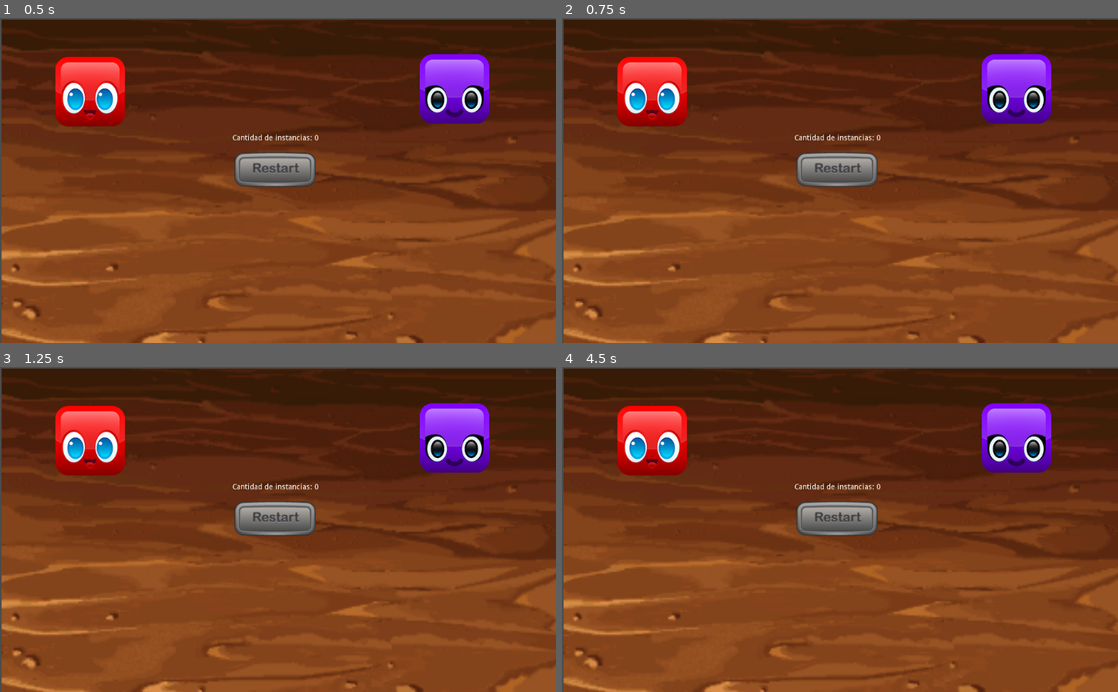
Above: before the commit, frames 1-4 (two rows, left to right).
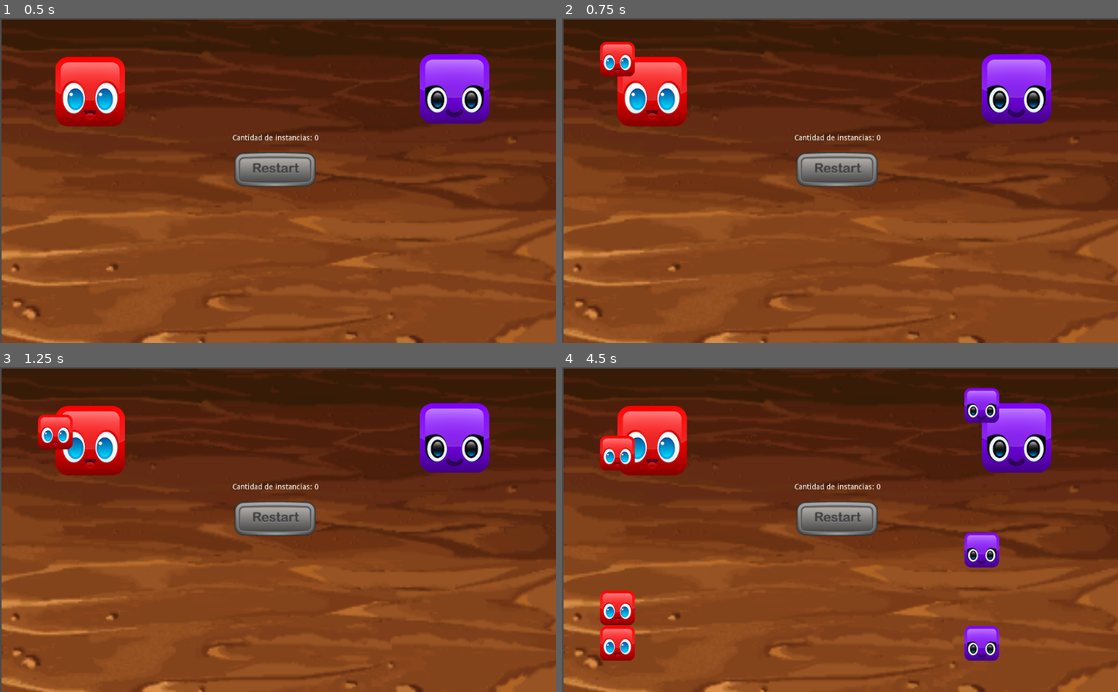
Above: after the commit, the same moments.

Repository: AdrielSRamz/Trabajo_Seniales
Game: Godot game, scene res://scenes/Menu/Menu.tscn
Same seed, same stepped clock (60 frames per second), same inputs: the game is played once before the commit and once after it.
Inputs (mouse positions are in pixels of both pictures, inside the frame that each line leads up to):
- Up to frame 1 (0.5 s): no input
- Up to frame 2 (0.75 s): click (650, 92) at 0.5 s
- Up to frame 3 (1.25 s): no input
- Up to frame 4 (4.5 s): click (1017, 438) at 1.25 s; click (650, 441) at 2 s; click (1017, 438) at 2.75 s; click (650, 441) at 3.5 s; click (1017, 438) at 4.25 s

Frame 1 is identical in both runs. In frame 2, 0.7% of the frame differs, in the area x 6-14%, y 7-18%; in frame 3, 0.6%; in frame 4, 3.9%, in the area x 6-79%, y 6-91%.

Commit message:
Funcion "generate_block" y corrección
Corregí el punto 1, me di cuenta una vez iniciado el punto 2 y no queria borrar todo para enviar el commit corregido, además asi se mantienen siendo 10 commits.

Diff:
--- /dev/null
+++ b/scenes/Buttons/RedGenerator/RedGenerator.gd
@@ -0,0 +1,16 @@
+extends TextureButton
+var generatorred = preload("res://scenes/Blocks/Red/BlockRed.tscn")
+
+
+
+
+
+
+func _on_RedGenerator_button_down():
+	generate_block()
+	pass # Replace with function body.
+
+func generate_block():
+	var red_block = generatorred.instance()
+	add_child(red_block)
+	pass
--- /dev/null
+++ b/scenes/Buttons/VioletGenerator/VioletGenerator.gd
@@ -0,0 +1,14 @@
+extends TextureButton
+var generatorviolet = preload("res://scenes/Blocks/Violet/BlockViolet.tscn")
+
+
+
+
+func _on_VioletGenerator_button_down():
+	generate_block()
+	pass # Replace with function body.
+
+func generate_block ():
+	var violet_block = generatorviolet.instance()
+	add_child(violet_block)
+	pass
--- a/scenes/Menu/Menu.gd
+++ b/scenes/Menu/Menu.gd
@@ -3,7 +3,8 @@
 const INSTANCES_TEXT = "Cantidad de instancias: "
 # Variable para contar cantidad de instancias
 var instancesCount = 0
-
+var generatorred = preload("res://scenes/Blocks/Red/BlockRed.tscn")
+var generatorviolet = preload("res://scenes/Buttons/VioletGenerator/VioletGenerator.tscn")
 func _ready():
 	# Inicializa el texto de "CountLabel" usando el texto
 	# Constante "INSTANCES_TEXT" más el valor de "instancesCount" como Texto
@@ -11,11 +12,4 @@
 	pass
 
 
-func _on_RedGenerator_button_down():
-
 	pass
-
-
-func _on_VioletGenerator_button_down():
-
-	pass
--- a/scenes/Menu/Menu.tscn
+++ b/scenes/Menu/Menu.tscn
@@ -1,10 +1,12 @@
-[gd_scene load_steps=7 format=2]
+[gd_scene load_steps=9 format=2]
 
 [ext_resource path="res://assets/background.png" type="Texture" id=1]
 [ext_resource path="res://scenes/Buttons/VioletGenerator/VioletGenerator.tscn" type="PackedScene" id=2]
 [ext_resource path="res://scenes/Buttons/RedGenerator/RedGenerator.tscn" type="PackedScene" id=3]
 [ext_resource path="res://scenes/Buttons/Reset/Reset.tscn" type="PackedScene" id=4]
 [ext_resource path="res://scenes/Menu/Menu.gd" type="Script" id=5]
+[ext_resource path="res://scenes/Buttons/VioletGenerator/VioletGenerator.gd" type="Script" id=6]
+[ext_resource path="res://scenes/Buttons/RedGenerator/RedGenerator.gd" type="Script" id=7]
 
 [sub_resource type="RectangleShape2D" id=1]
 extents = Vector2( 759.99, 33.6962 )
@@ -22,12 +24,14 @@
 margin_top = 72.2393
 margin_right = 230.116
 margin_bottom = 200.239
+script = ExtResource( 7 )
 
 [node name="VioletGenerator" parent="." instance=ExtResource( 2 )]
 margin_left = 772.557
 margin_top = 67.459
 margin_right = 900.557
 margin_bottom = 195.459
+script = ExtResource( 6 )
 
 [node name="Reset" parent="." instance=ExtResource( 4 )]
 margin_left = 430.229
@@ -51,5 +55,5 @@
 __meta__ = {
 "_edit_use_anchors_": false
 }
-[connection signal="button_down" from="RedGenerator" to="." method="_on_RedGenerator_button_down"]
-[connection signal="button_down" from="VioletGenerator" to="." method="_on_VioletGenerator_button_down"]
+[connection signal="button_down" from="RedGenerator" to="RedGenerator" method="_on_RedGenerator_button_down"]
+[connection signal="button_down" from="VioletGenerator" to="VioletGenerator" method="_on_VioletGenerator_button_down"]
